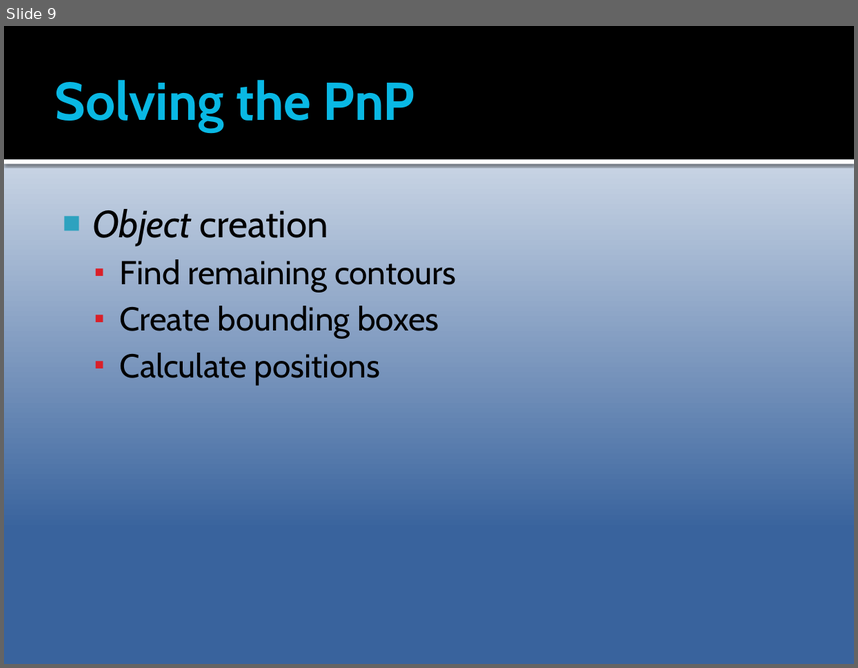
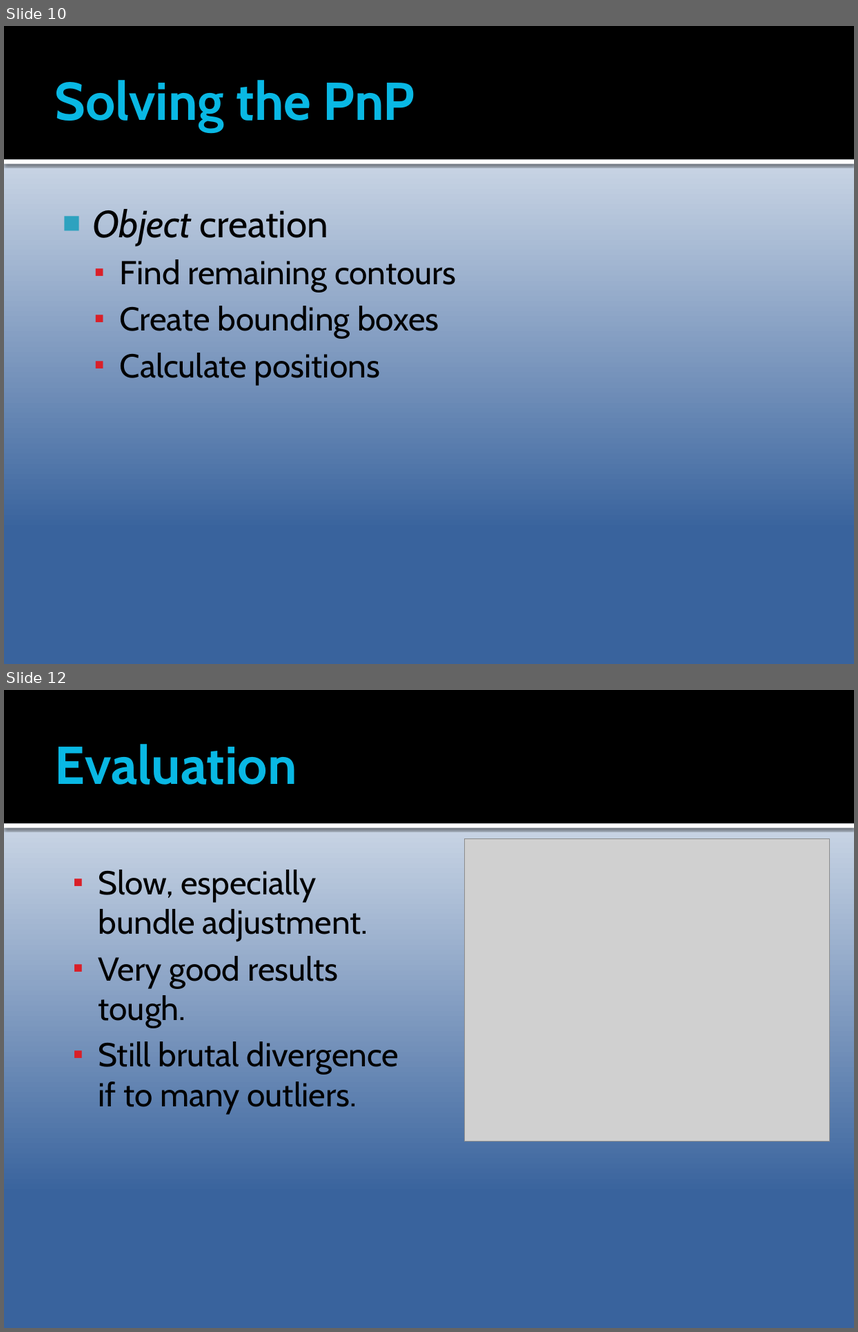
Before and after one commit to Epipolarna/Tracking, a slide deck: 3D Reconstruction/Documentation/TSBB15prez.pptx. Shown one above the other, each under a label of ours: slide 9 before the commit, slides 10 and 12 after it; the slides between them are not shown. The pictures are 858x668 and 858x1332 pixels, drawn with LibreOffice and Linux fonts; fonts in the diff are those of the drawing; grey boxes stand for pictures. Boxes give left, top, right and bottom in pixels: in the first picture for what was removed or moved away, otherwise in the second. Text is boxed around its words. In the diff, an @@ line names an element or a change of style, - is before the commit and + after.

```diff
--- a/3D Reconstruction/Documentation/TSBB15prez.pptx
+++ b/3D Reconstruction/Documentation/TSBB15prez.pptx
@@ slide 12 added at [4,690,854,1328], background gradient #FFFFFF to #39639D; not listed: 2 template elements that a slide beside it also shows @@
@@ title added at [55,744,297,785], 45 pt, text #08B8E4, bold @@
+Evaluation
@@ picture added at [465,839,831,1141] @@
@@ text added at [99,869,399,1114], 28 pt, text #000000 @@
+  ▪ Slow, especially bundle adjustment.
+  ▪ Very good results tough.
+  ▪ Still brutal divergence if to many outliers.
@@ what was slide 9 is now slide 10 @@
```
Also in this commit, not shown: 2 slides changed, 4 other slides added, 11 slides removed.
